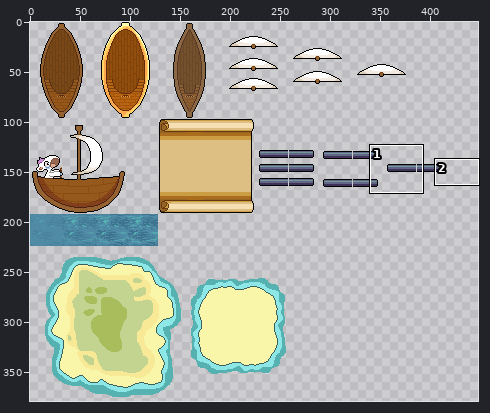
Sprite sheet -- src/org/titlepending/resources/images/ShipSS.png. Above, an overview of the earlier version with the close-up marked.
Close-up. As it was:
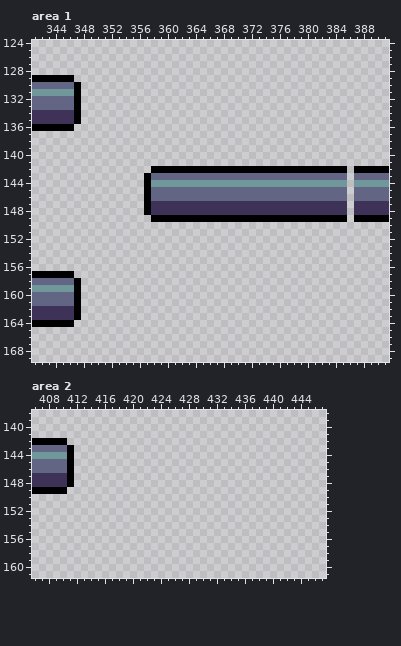
The file is 512x512 pixels. Pixels under 10% opacity are left out. Colours within 5 levels of each other are drawn and written as one. Shown: area 1: x 341..391, y 124..169; area 2: x 406..447, y 138..161. The wide view leaves out empty margins. The commit also changed other parts of the picture, which this record leaves out.
After:
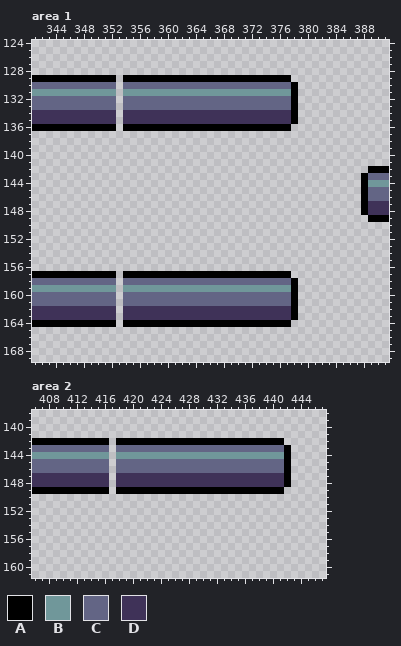
Palette (. is transparent): A #000000  B #70979a  C #636585  D #3f3258
Diff:
Area 1:
There is now colour A in row 129 at x 347 to 352 and 354 to 377; in rows 130 to 135 at x 378; in row 136 at x 347 to 352 and 354 to 377; in row 157 at x 347 to 352 and 354 to 377; in rows 158 to 163 at x 378; in row 164 at x 347 to 352 and 354 to 377.
The edit turns colour B into colour A in row 144 at x 388.
The edit turns colour C into colour A in row 143 at x 388; in rows 145 to 146 at x 388.
The edit turns colour D into colour A in rows 147 to 148 at x 388.
There is now colour B in row 131 at x 348 to 352 and 354 to 377; in row 159 at x 348 to 352 and 354 to 377.
The edit turns colour A into colour B in row 131 at x 347; in row 159 at x 347.
There is now colour C in row 130 at x 348 to 352 and 354 to 377; in rows 132 to 133 at x 348 to 352 and 354 to 377; in row 158 at x 348 to 352 and 354 to 377; in rows 160 to 161 at x 348 to 352 and 354 to 377.
The edit turns colour A into colour C in row 130 at x 347; in rows 132 to 133 at x 347; in row 158 at x 347; in rows 160 to 161 at x 347.
There is now colour D in rows 134 to 135 at x 348 to 352 and 354 to 377; in rows 162 to 163 at x 348 to 352 and 354 to 377.
The edit turns colour A into colour D in rows 134 to 135 at x 347; in rows 162 to 163 at x 347.
Colour A is gone in row 142 at x 358 to 385 and 387 to 388; in rows 143 to 148 at x 357; in row 149 at x 358 to 385 and 387 to 388.
Colour B is gone in row 144 at x 358 to 385 and 387.
Colour C is gone in row 143 at x 358 to 385 and 387; in rows 145 to 146 at x 358 to 385 and 387.
Colour D is gone in rows 147 to 148 at x 358 to 385 and 387.
Area 2:
There is now colour A in row 142 at x 411 to 416 and 418 to 441; in rows 143 to 148 at x 442; in row 149 at x 411 to 416 and 418 to 441.
There is now colour B in row 144 at x 412 to 416 and 418 to 441.
The edit turns colour A into colour B in row 144 at x 411.
There is now colour C in row 143 at x 412 to 416 and 418 to 441; in rows 145 to 146 at x 412 to 416 and 418 to 441.
The edit turns colour A into colour C in row 143 at x 411; in rows 145 to 146 at x 411.
There is now colour D in rows 147 to 148 at x 412 to 416 and 418 to 441.
The edit turns colour A into colour D in rows 147 to 148 at x 411.
